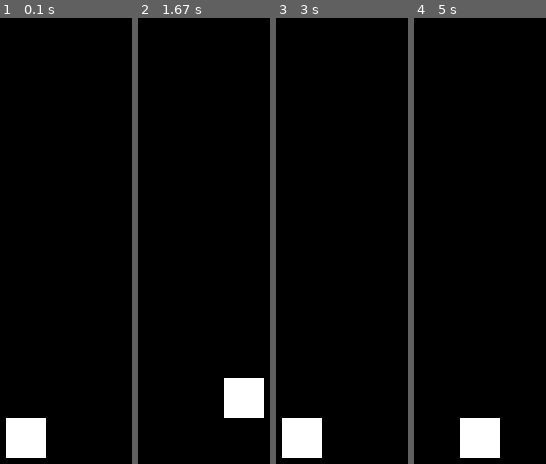
Above: before the commit, frames 1-4 (left to right).
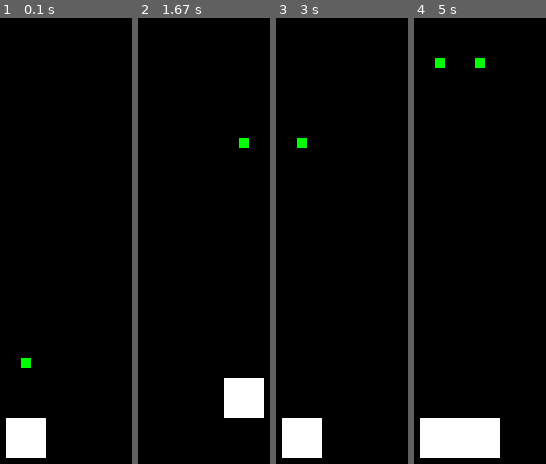
Above: after the commit, the same moments.

Repository: lollocode/pygame
Game: pygame game, started from prova.py
Two runs of this game, one before a commit and one after it. Both use one fixed random seed, a clock stepped at 60 frames per second and the inputs below.
Inputs:
- Up to frame 1 (0.1 s): no input
- Up to frame 2 (1.67 s): hold D 0.33-0.8 s; hold W 0.83-1.13 s; hold D 1.17-1.63 s
- Up to frame 3 (3 s): hold A 1.67-2.2 s; hold S 2.23-2.53 s; hold A 2.57-2.97 s
- Up to frame 4 (5 s): hold W 3-3.37 s; hold D 3.4-4.03 s; hold S 4.07-4.43 s; hold A 4.47-4.93 s; hold D from 4.97 s (still down)

The runs differ from the first frame. In frame 1, 0.2% of the frame differs, in the area x 15-24%, y 76-79%; in frame 2, 0.2%; in frame 3, 0.2%; in frame 4, 3.1%, in the area x 4-54%, y 8-99%.

Commit message:
il coso spara un po buggato ma spara

Diff:
--- a/prova.py
+++ b/prova.py
@@ -4,49 +4,77 @@
 screen_x = 680
 screen_y = 480
 screen = pygame.display.set_mode((screen_x, screen_y))
-screen.fill([0,0,0])
 
 pygame.display.set_caption("First Pygame Application")
 
 
-class Player:
+char = []
+
+class Entity:
     def __init__ (self,x,y,color,lato):
         self.x = x
         self.y = y
         self.color = color
         self.lato = lato
 
+
     def draw(self):
-        screen.fill([0,0,0])
-        pygame.draw.rect(screen,self.color,(self.x,self.y,self.lato,self.lato))
+        for i in char:
+            pygame.draw.rect(screen,i.color,(i.x,i.y,i.lato,i.lato))
+
+
+
+class Player(Entity):
+    def __init__(self,x,y,color,lato):
+        super().__init__(x,y,color,lato)
+
+
+class Bullet(Entity):
+    def __init__ (self,x,y,color,lato):
+    	super().__init__(x,y,color,lato)
 
     def move (self):
-        for event in pygame.event.get():
-            if event.type == pygame.QUIT:
-                sys.exit()
-            if event.type == pygame.KEYDOWN:
-                if event.key == pygame.K_w:
-                    self.y -= self.lato
-                    self.draw()
-                if event.key == pygame.K_s and self.y < 480-self.lato:
-                    self.y += self.lato
-                    self.draw()
-                if event.key == pygame.K_a and self.x > 0:
-                    self.x -= self.lato
-                    self.draw()
-                if event.key == pygame.K_d and self.x+self.lato < screen_x:
-                    self.x += self.lato
-                    self.draw()
-
+        pygame.draw.rect(screen,[0,0,0],(self.x,self.y,self.lato,self.lato))
+        self.y -= self.lato
+        self.draw()
+        if(self.y<0):
+        	self.y = p.y-10
 
 
 
 
 p = Player((screen_x/2)-20,400,[255,255,255],40)
-p.draw()
+b = Bullet(p.x+15,p.y-10,[0,255,0],10)
+char.append(p)
+char.append(b)
+
 
 while True:
+    screen.fill([0,0,0])
+    p.draw()
+    b.move()
+    for event in pygame.event.get():
+            if event.type == pygame.QUIT:
+                sys.exit()
+            if event.type == pygame.KEYDOWN:
+                if event.key == pygame.K_w:
+                    b.y -= p.lato
+                    p.y -= p.lato
+                    p.draw()
+                if event.key == pygame.K_s and p.y < 480-p.lato:
+                    b.y += p.lato
+                    p.y += p.lato
+                    p.draw()
+
+                if event.key == pygame.K_a and p.x > 0:
+                    b.x -= p.lato
+                    p.x -= p.lato
+                    p.draw()
+
+                if event.key == pygame.K_d and p.x+p.lato < screen_x:
+                    b.x += p.lato
+                    p.x += p.lato
+                    p.draw()
     clock = pygame.time.Clock()
-    clock.tick(30)
-    p.move()
+    clock.tick(60)
     pygame.display.update()
